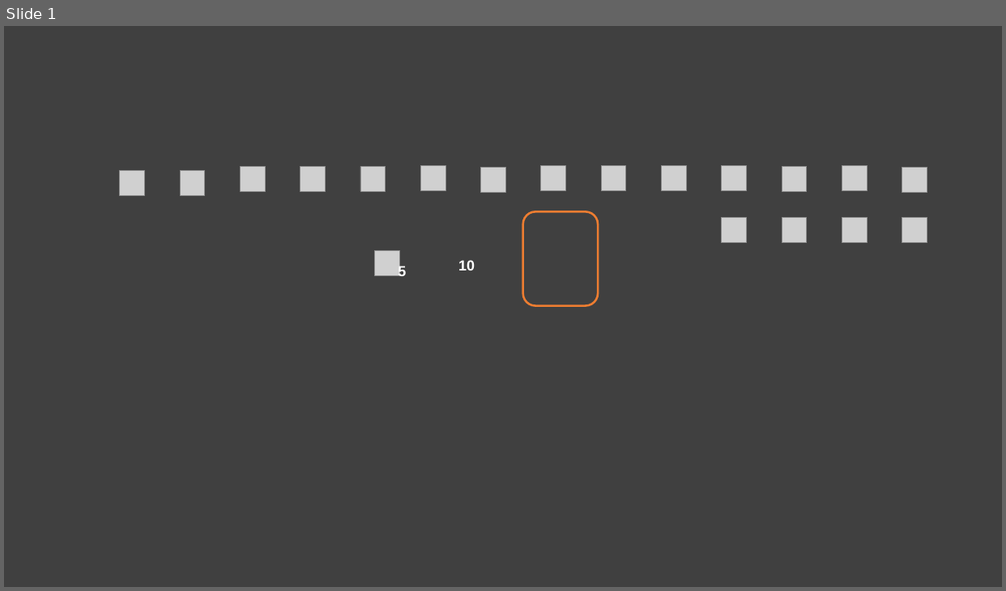
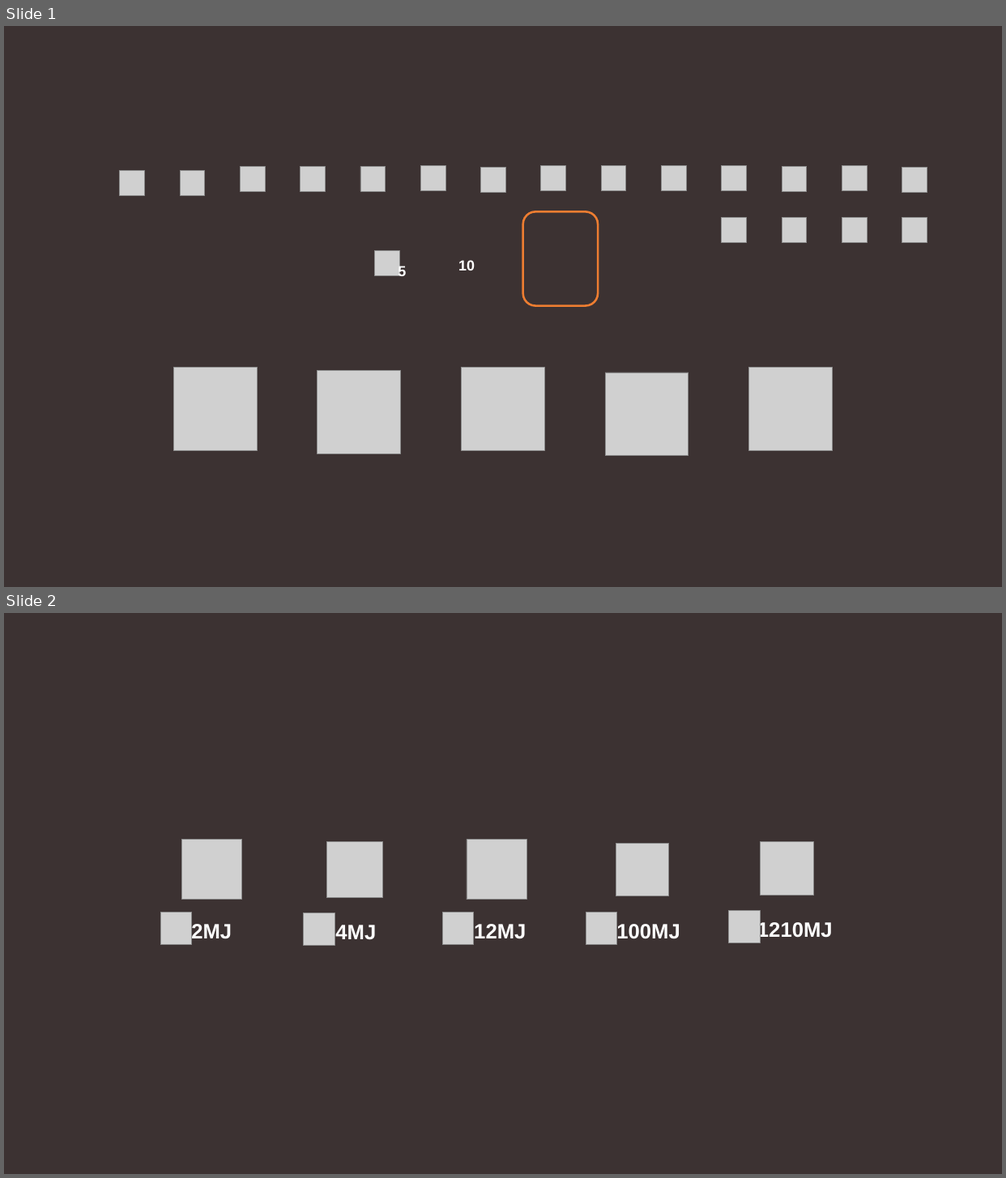
Before and after one commit to AlternativeFFFF/Alt-F4, a slide deck: submissions/burning-questions/factorio-fuel-energy-1.pptx. Shown one above the other, each under a label of ours: slide 1 before the commit, slides 1 and 2 after it. The pictures are 1006x591 and 1006x1178 pixels, drawn with LibreOffice and Linux fonts; fonts in the diff are those of the drawing; grey boxes stand for pictures. Boxes give left, top, right and bottom in pixels: in the first picture for what was removed or moved away, otherwise in the second. Text is boxed around its words. In the diff, an @@ line names an element or a change of style, - is before the commit and + after.

```diff
--- a/submissions/burning-questions/factorio-fuel-energy-1.pptx
+++ b/submissions/burning-questions/factorio-fuel-energy-1.pptx
@@ slide 2 added at <box>4,613,1002,1174</box>, background #3C3232 @@
@@ group added at <box>160,839,833,945</box>: 10 pictures, 5 texts @@
+4MJ
+12MJ
+2MJ
+100MJ
+1210MJ
@@ slide 1 changed as well @@
@@ background #404040 to #3C3232 @@
@@ group added at <box>174,368,833,456</box>: 5 pictures @@
```
Also in this commit, not shown: 6 other slides changed, 9 other slides added, 1 slide removed, 1 other file.
